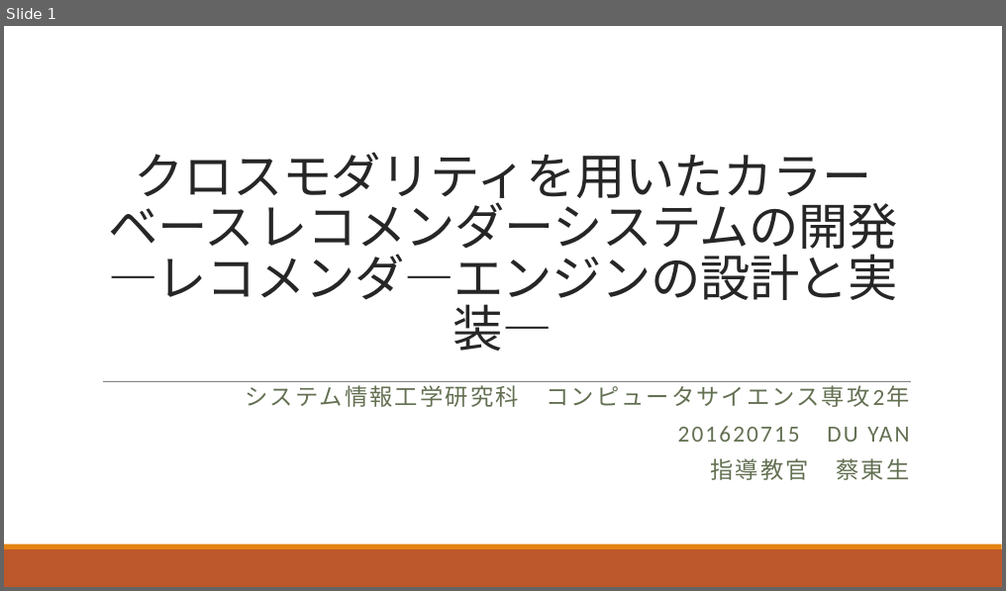
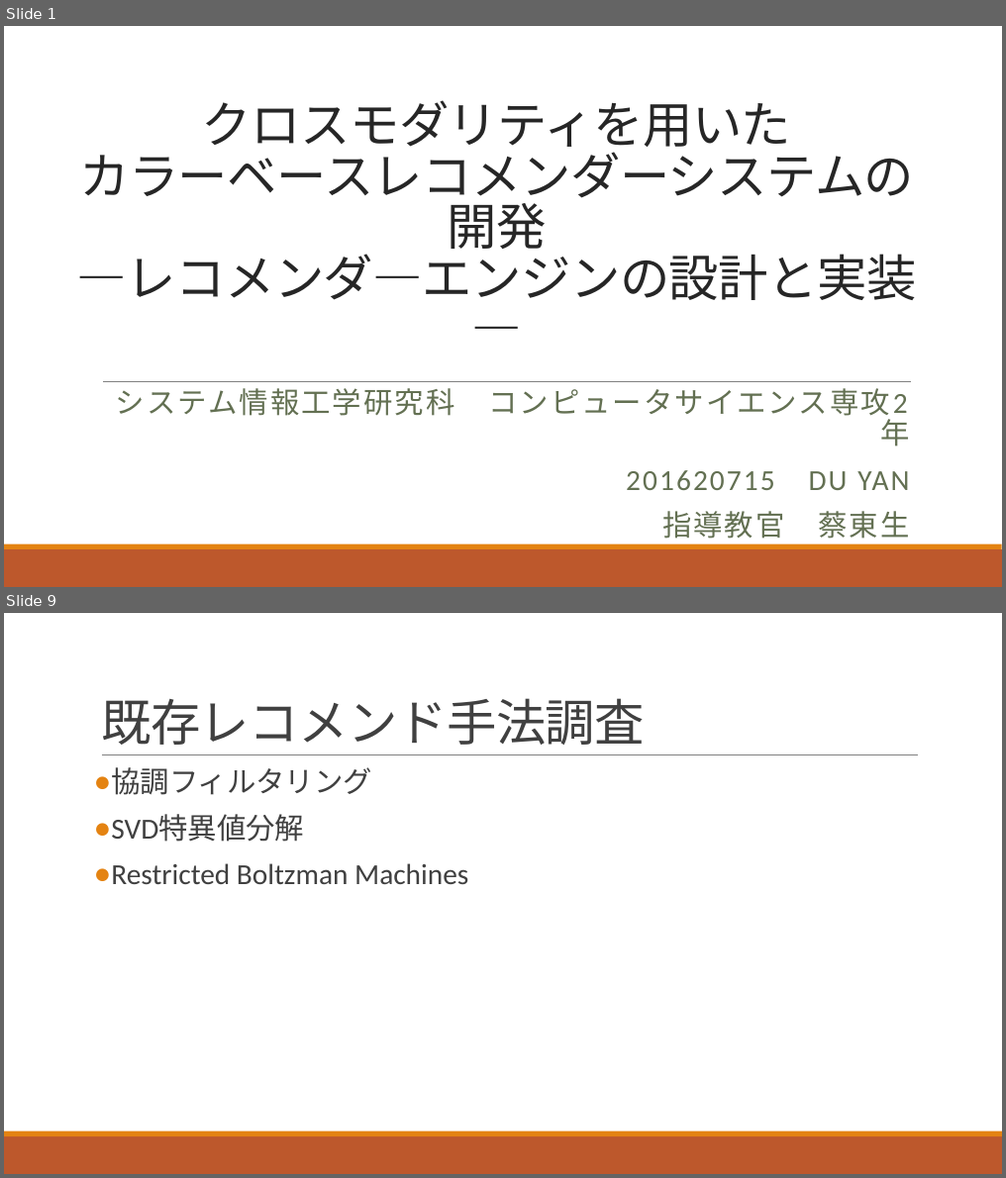
Before and after one commit to we333/m2_paper, a slide deck: 提交材料/プレゼンテーション.pptx. Shown one above the other, each under a label of ours: slide 1 before the commit, slides 1 and 9 after it; the slides between them are not shown. The pictures are 1006x591 and 1006x1178 pixels, drawn with LibreOffice and Linux fonts; fonts in the diff are those of the drawing. Boxes give left, top, right and bottom in pixels: in the first picture for what was removed or moved away, otherwise in the second. Text is boxed around its words. In the diff, an @@ line names an element or a change of style, - is before the commit and + after.

```diff
--- a/提交材料/プレゼンテーション.pptx
+++ b/提交材料/プレゼンテーション.pptx
@@ slide 9 added at bbox=[4, 613, 1002, 1174], background #FFFFFF; not listed: 2 template elements that a slide beside it also shows @@
@@ title added at bbox=[101, 698, 645, 745], 48 pt, text #404040 @@
+既存レコメンド手法調査
@@ line added from (102, 756) to (918, 756), #808080 0.5 pt @@
@@ text added at bbox=[111, 767, 468, 884], 28 pt, text #404040 @@
+● 協調フィルタリング
+● SVD特異値分解
+● Restricted Boltzman Machines
@@ slide 1 changed as well @@
@@ title at bbox=[77, 100, 917, 300]: spaces changed @@
-クロスモダリティを用いたカラーベース レコメンダーシステムの開発
-―レコメンダ―エンジンの設計と実装―
+クロスモダリティを用いた
+カラーベースレコメンダーシステムの開発
+―レコメンダ―エンジンの設計と実装―
@@ subtitle "システム情報工学研究科 コンピュータサイエンス専攻2年" at bbox=[116, 388, 909, 545]: size 22.2 to 28 pt; line spacing 0.8 to 0.9 @@
```
Also in this commit, not shown: 37 other slides added, 1 slide removed, 2 other files.
